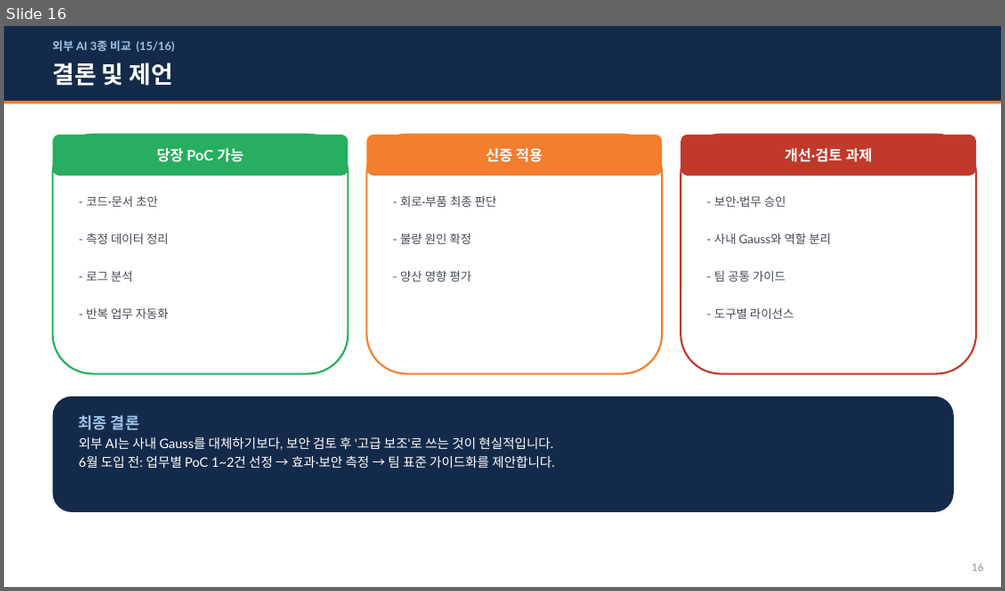
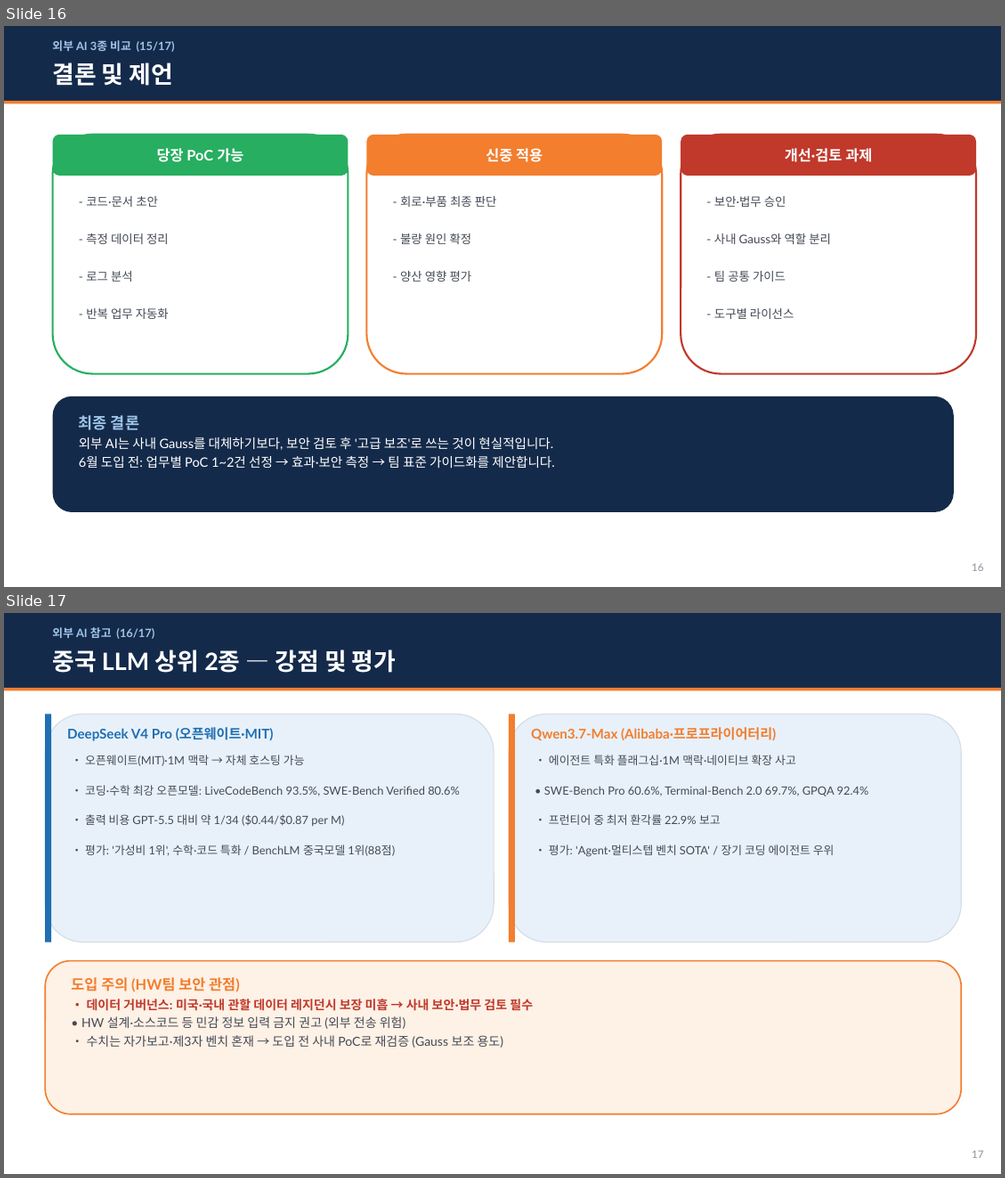
Before and after one commit to whaleonbush/poc, a slide deck: 외부AI_3종_비교조사.pptx. Shown one above the other, each under a label of ours: slide 16 before the commit, slides 16 and 17 after it. The pictures are 1005x591 and 1005x1178 pixels, drawn with LibreOffice and Linux fonts; fonts in the diff are those of the drawing. Boxes give left, top, right and bottom in pixels: in the first picture for what was removed or moved away, otherwise in the second. Text is boxed around its words. In the diff, an @@ line names an element or a change of style, - is before the commit and + after.

```diff
--- a/외부AI_3종_비교조사.pptx
+++ b/외부AI_3종_비교조사.pptx
@@ slide 17 added at <box>4,613,1001,1174</box>, background #FFFFFF @@
@@ rectangle added at <box>4,613,1001,688</box>, fill #142A4A @@
@@ text added at <box>52,627,154,639</box>, 11 pt, text #9FC4E8, bold @@
+외부 AI 참고 (16/17)
@@ text added at <box>52,649,396,673</box>, 23 pt, text #FFFFFF, bold @@
+중국 LLM 상위 2종 — 강점 및 평가
@@ rectangle added at <box>4,688,1001,690</box>, fill #F27E2E @@
@@ rounded rectangle added at <box>45,714,494,942</box>, fill #E8F1FA, outline #D5DDE6 1 pt @@
@@ rectangle added at <box>45,714,51,942</box>, fill #1F6FB2 @@
@@ rounded rectangle added at <box>509,714,961,942</box>, fill #E8F1FA, outline #D5DDE6 1 pt @@
@@ rectangle added at <box>509,714,515,942</box>, fill #F27E2E @@
@@ text added at <box>67,727,274,741</box>, 13 pt, text #1F6FB2, bold @@
+DeepSeek V4 Pro (오픈웨이트·MIT)
@@ text added at <box>531,727,776,740</box>, 13 pt, text #F27E2E, bold @@
+Qwen3.7-Max (Alibaba·프로프라이어터리)
@@ text added at <box>85,755,305,766</box>, 11 pt, text #444A55 @@
+• 오픈웨이트(MIT)·1M 맥락 → 자체 호스팅 가능
@@ text added at <box>549,755,796,765</box>, 11 pt, text #444A55 @@
+• 에이전트 특화 플래그십·1M 맥락·네이티브 확장 사고
@@ text added at <box>85,785,460,796</box>, 11 pt, text #444A55 @@
+• 코딩·수학 최강 오픈모델: LiveCodeBench 93.5%, SWE-Bench Verified 80.6%
@@ text added at <box>544,786,869,796</box>, 11 pt, text #444A55 @@
+• SWE-Bench Pro 60.6%, Terminal-Bench 2.0 69.7%, GPQA 92.4%
@@ text added at <box>85,814,344,826</box>, 11 pt, text #444A55 @@
+• 출력 비용 GPT-5.5 대비 약 1/34 ($0.44/$0.87 per M)
@@ text added at <box>549,814,720,825</box>, 11 pt, text #444A55 @@
+• 프런티어 중 최저 환각률 22.9% 보고
@@ text added at <box>85,844,395,856</box>, 11 pt, text #444A55 @@
+• 평가: '가성비 1위', 수학·코드 특화 / BenchLM 중국모델 1위(88점)
@@ text added at <box>549,844,834,857</box>, 11 pt, text #444A55 @@
+• 평가: 'Agent·멀티스텝 벤치 SOTA' / 장기 코딩 에이전트 우위
@@ rounded rectangle added at <box>45,961,961,1114</box>, fill #FEF1E6, outline #F27E2E 1.4 pt @@
@@ text added at <box>71,977,533,1047</box>, 12 pt, text #444A55 @@
+도입 주의 (HW팀 보안 관점)
+• 데이터 거버넌스: 미국·국내 관할 데이터 레지던시 보장 미흡 → 사내 보안·법무 검토 필수
+• HW 설계·소스코드 등 민감 정보 입력 금지 권고 (외부 전송 위험)
+• 수치는 자가보고·제3자 벤치 혼재 → 도입 전 사내 PoC로 재검증 (Gauss 보조 용도)
@@ text added at <box>971,1150,983,1158</box>, 10 pt, text #8A929E @@
+17
@@ slide 16 changed as well @@
@@ text at <box>52,40,175,52</box>: text changed @@
-외부 AI 3종 비교 (15/16)
+외부 AI 3종 비교 (15/17)
```
Also in this commit, not shown: 15 other slides changed, 2 other files.
